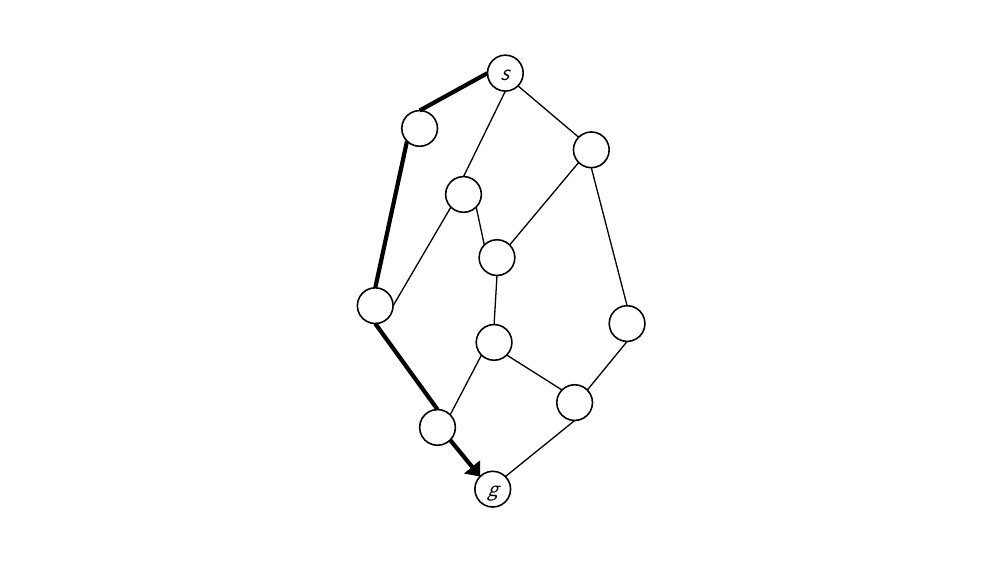
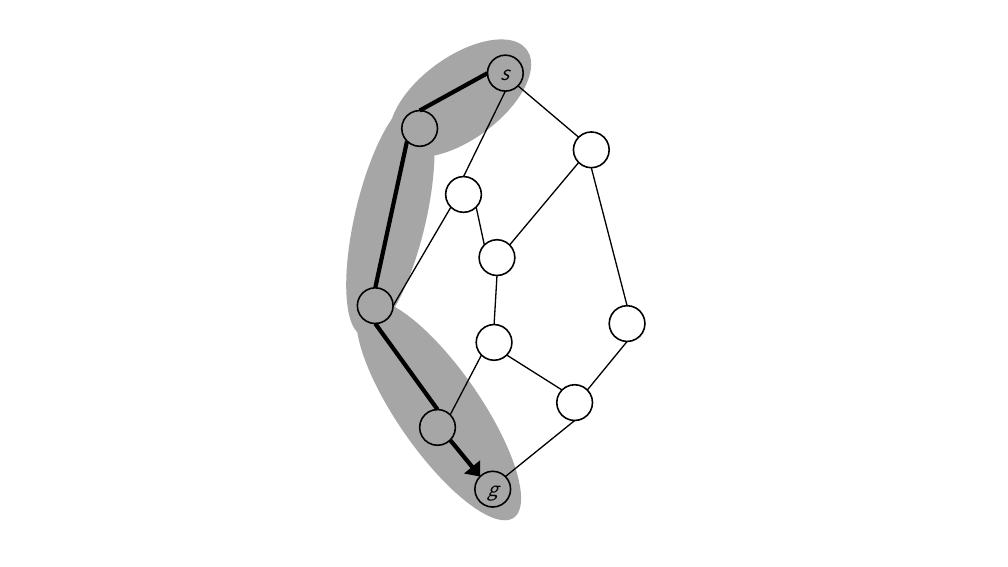
Before and after one commit to Ryo0021300/Monograph, a slide deck: slide 1 of Monograph/卒論資料PP/ネットワークトモグラフィとは.pptx. Drawn at 1008x567 pixels with LibreOffice and Linux fonts; fonts in the diff are those of the drawing. Boxes give left, top, right and bottom in pixels: in the first picture for what was removed or moved away, otherwise in the second. Text is boxed around its words. In the diff, an @@ line names an element or a change of style, - is before the commit and + after.

```diff
--- a/Monograph/卒論資料PP/ネットワークトモグラフィとは.pptx
+++ b/Monograph/卒論資料PP/ネットワークトモグラフィとは.pptx
@@ ellipse added at (369,16,552,180), fill #A6A6A6 @@
@@ ellipse added at (329,93,453,344), fill #A6A6A6 @@
@@ ellipse added at (330,278,549,542), fill #A6A6A6 @@
```
Also in this commit, not shown: 5 other files.
